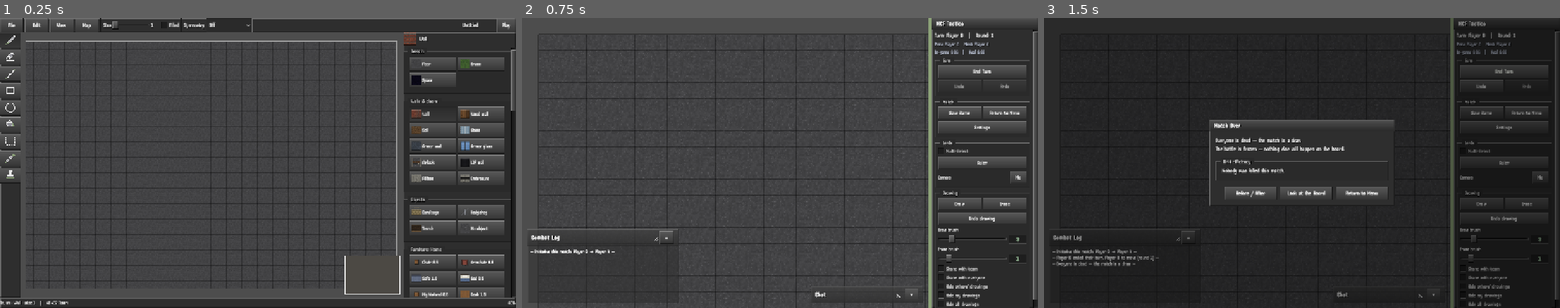
Above: before the commit, frames 1-3 (left to right).
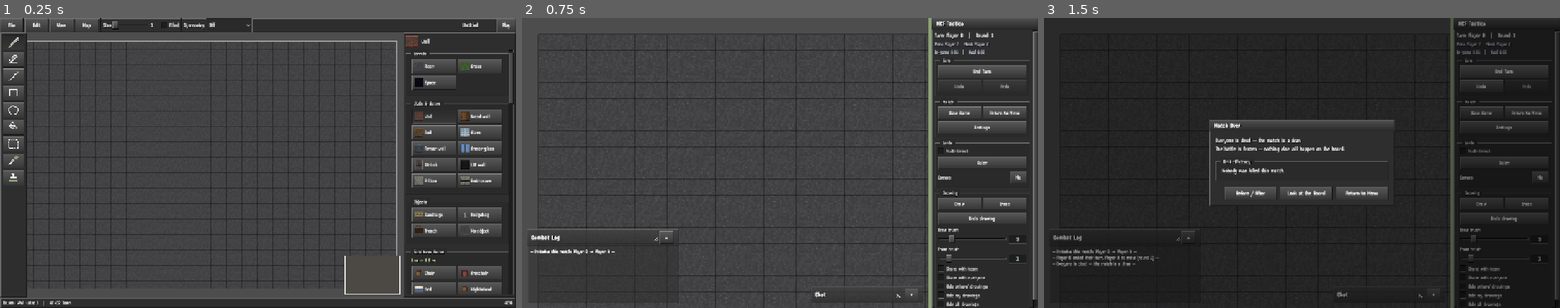
Above: after the commit, the same moments.

Repository: Broiler2113/mcf-isotope
Game: Godot game, scene res://scenes/MapEditor.tscn
The game is run twice, just before and just after one commit, with the same random seed, the same clock (stepped at 60 frames per second) and the same inputs. This scene is started directly instead of the project's main scene.
Inputs:
- Up to frame 1 (0.25 s): no input
- Up to frame 2 (0.75 s): click "Play" at 0.5 s
- Up to frame 3 (1.5 s): click "End Turn" at 1.25 s

The runs differ from the first frame. In frame 1, 7.8% of the frame differs, in the area x 0-100%, y 4-100%; in frame 2, nothing differs; in frame 3, less than 0.1%.

Commit message:
Editor palette: furniture grouped by height inside each category; padded side panels; lobby fits at 150 %
Co-Authored-By: Claude Opus 5.5 <noreply@anthropic.com>
Claude-Session: https://claude.ai/code/session_01T1i5JpCpsrGUgQsiQ5nHbk

Diff:
--- a/scenes/Lobby.gd
+++ b/scenes/Lobby.gd
@@ -706,7 +706,9 @@
 		_build_generator(box)
 
 	_map_preview = TextureRect.new()
-	_map_preview.custom_minimum_size = Vector2(360, 260)
+	# Превью растёт вместе с окном (EXPAND_FILL); нижняя граница скромнее, иначе на 150 %
+	# окно лобби выходило на 13 точек за экран (0.9.2, проверка «всё влезает»).
+	_map_preview.custom_minimum_size = Vector2(300, 240)
 	_map_preview.size_flags_horizontal = Control.SIZE_EXPAND_FILL
 	_map_preview.expand_mode = TextureRect.EXPAND_IGNORE_SIZE
 	_map_preview.stretch_mode = TextureRect.STRETCH_KEEP_ASPECT_CENTERED
--- a/scenes/MapEditor.gd
+++ b/scenes/MapEditor.gd
@@ -1752,7 +1752,8 @@
 	var p := _strip(0, 0, 0, 1, Rect2(0, MENU_H, TOOLBAR_W, -STATUS_H))
 	var col := VBoxContainer.new()
 	col.add_theme_constant_override("separation", 4)
-	p.add_child(col)
+	col.alignment = BoxContainer.ALIGNMENT_BEGIN
+	p.add_child(SteamChrome.pad(col, 7, 6))
 	for t: Dictionary in TOOLS:
 		var b := Button.new()
 		b.icon = _tool_icon(t["tool"])
@@ -1771,7 +1772,9 @@
 	var p := _strip(1, 0, 1, 1, Rect2(-PALETTE_W, MENU_H, 0, -STATUS_H))
 	var outer := VBoxContainer.new()
 	outer.add_theme_constant_override("separation", 6)
-	p.add_child(outer)
+	# Поля внутри панели (0.9.2): у панели набора своих полей нет, и значок текущей кисти
+	# прилипал к рамке, а на крупной мебели (мусорный бак) вылезал за неё.
+	p.add_child(SteamChrome.pad(outer, 6, 6))
 	# Текущая кисть — крупно, сверху: что сейчас ляжет на карту.
 	var cur := HBoxContainer.new()
 	cur.add_theme_constant_override("separation", 8)
@@ -1812,14 +1815,22 @@
 	_palette_group("Terrain", TERRAIN)
 	_palette_group("Walls & doors", WALLS)
 	_palette_group("Objects", OBJECTS)
-	# Мебель (§3.15) — по разделам; на кнопке имя и высота, в подсказке всё остальное.
+	# Мебель (§3.15) — по разделам, а в разделе по высоте (0.9.2): высота решает, укрытие
+	# это или стена, и подписью «Стол 1.0» на каждой кнопке её искать было неудобно.
 	for cat: String in Furniture.CATEGORIES:
-		var items: Array = []
+		var by_h := {}
 		for fid: String in Furniture.ids():
 			if Furniture.DEFS[fid]["cat"] == cat and Furniture.base_of(fid) == fid:
-				items.append([fid, "%s %.1f" % [Furniture.name_of(fid), Furniture.height_of(fid)],
-						_furniture_hint(fid)])
-		_palette_group("Furniture: %s" % Furniture.CATEGORY_NAMES[cat], items)
+				var hh := Furniture.height_of(fid)
+				if not by_h.has(hh):
+					by_h[hh] = []
+				by_h[hh].append([fid, Furniture.name_of(fid), _furniture_hint(fid)])
+		var heights := by_h.keys()
+		heights.sort()
+		var sections: Array = []
+		for hh: float in heights:
+			sections.append([HEIGHT_NAMES.get(hh, "%.1f m" % hh), by_h[hh]])
+		_palette_group("Furniture: %s" % Furniture.CATEGORY_NAMES[cat], [], 2, sections)
 	var units: Array = []
 	for id: String in NEUTRAL_UNIT_IDS:
 		units.append(["unit:" + id, id.capitalize()])
@@ -1848,14 +1859,32 @@
 	for st: String in _tight_styles:
 		b.add_theme_stylebox_override(st, _tight_styles[st])
 
-func _palette_group(title: String, items: Array, columns: int = 2) -> void:
+## Подзаголовки высот мебели в палитре.
+const HEIGHT_NAMES := {0.5: "Low — 0.5 m", 1.0: "Waist — 1 m", 1.5: "Chest — 1.5 m",
+		2.0: "Tall — 2 m, blocks sight"}
+
+## Группа палитры: items — кнопки одной сеткой; sections — [[подзаголовок, items], …]
+## (мебель по высоте), каждая своей сеткой под своей подписью.
+func _palette_group(title: String, items: Array, columns: int = 2, sections: Array = []) -> void:
 	var box := SteamChrome.group_box(title)
 	_palette_box.add_child(box)
+	if sections.is_empty():
+		sections = [["", items]]
+	for sec: Array in sections:
+		if String(sec[0]) != "":
+			var sub := Label.new()
+			sub.text = sec[0]
+			sub.add_theme_font_size_override("font_size", 11)
+			sub.add_theme_color_override("font_color", Ui.text_accent_color())
+			box.body.add_child(sub)
+		_palette_grid(box.body, sec[1], columns)
+
+func _palette_grid(parent: Control, items: Array, columns: int) -> void:
 	var grid := GridContainer.new()
 	grid.columns = columns
 	grid.add_theme_constant_override("h_separation", 4)
 	grid.add_theme_constant_override("v_separation", 4)
-	box.body.add_child(grid)
+	parent.add_child(grid)
 	for it: Array in items:
 		var id: String = it[0]
 		var b := Button.new()
@@ -1868,7 +1897,7 @@
 		b.alignment = HORIZONTAL_ALIGNMENT_LEFT
 		# Длинное имя («Examination Table 1.0») — в две строки, а не обрезком.
 		b.autowrap_mode = TextServer.AUTOWRAP_WORD_SMART
-		b.add_theme_font_size_override("font_size", 11)
+		b.add_theme_font_size_override("font_size", 12)
 		b.add_theme_constant_override("icon_max_width", 22)
 		b.custom_minimum_size = Vector2(100, 30)
 		b.size_flags_horizontal = Control.SIZE_EXPAND_FILL
@@ -1936,7 +1965,7 @@
 func _build_status_bar() -> void:
 	var p := _strip(0, 1, 1, 1, Rect2(0, -STATUS_H, 0, 0))
 	var row := HBoxContainer.new()
-	p.add_child(row)
+	p.add_child(SteamChrome.pad(row, 8, 0))
 	_status_label = Label.new()
 	_status_label.size_flags_horizontal = Control.SIZE_EXPAND_FILL
 	_status_label.clip_text = true
--- a/tests/run_editor.gd
+++ b/tests/run_editor.gd
@@ -472,8 +472,12 @@
 	_fresh("town")
 	ck(ed._brush_buttons.has("bed") and ed._brush_buttons.has("storage_shelf"),
 			"the palette has furniture buttons")
-	ck(String((ed._brush_buttons["wardrobe"] as Button).text) == "Wardrobe 1.5",
-			"a furniture button shows name and height (%s)" % (ed._brush_buttons["wardrobe"] as Button).text)
+	# 0.9.2: высота — подзаголовком раздела, кнопка — просто имя.
+	var wb: Button = ed._brush_buttons["wardrobe"]
+	var grid := wb.get_parent()
+	var head: Node = grid.get_parent().get_child(grid.get_index() - 1)
+	ck(wb.text == "Wardrobe" and head is Label and (head as Label).text.contains("1.5"),
+			"furniture sits under its height heading (%s / %s)" % [wb.text, (head as Label).text if head is Label else "?"])
 	ck(String((ed._brush_buttons["wardrobe"] as Button).tooltip_text).contains("durability 3"),
 			"and its tooltip the rest")
 	ed._select_brush("bed")
